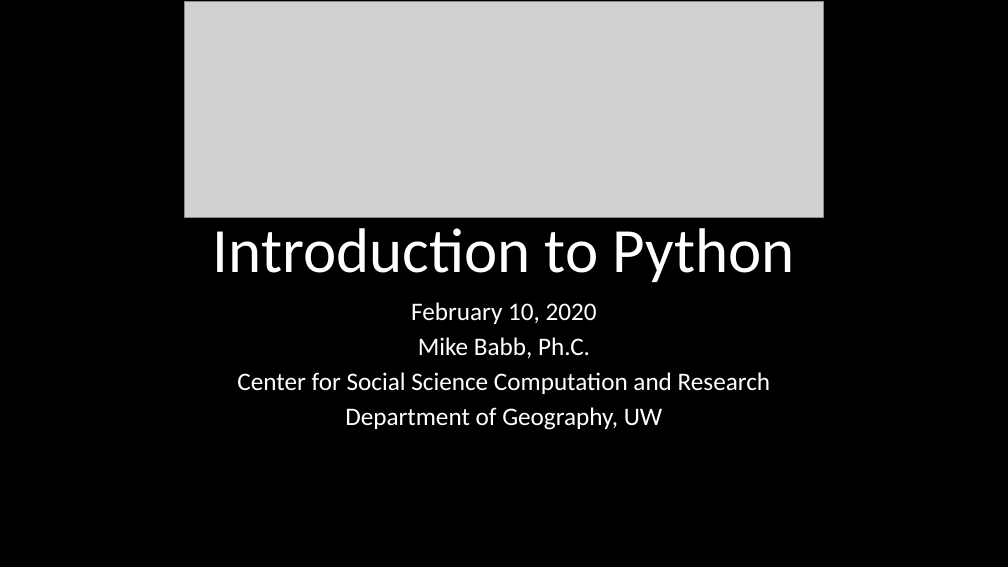
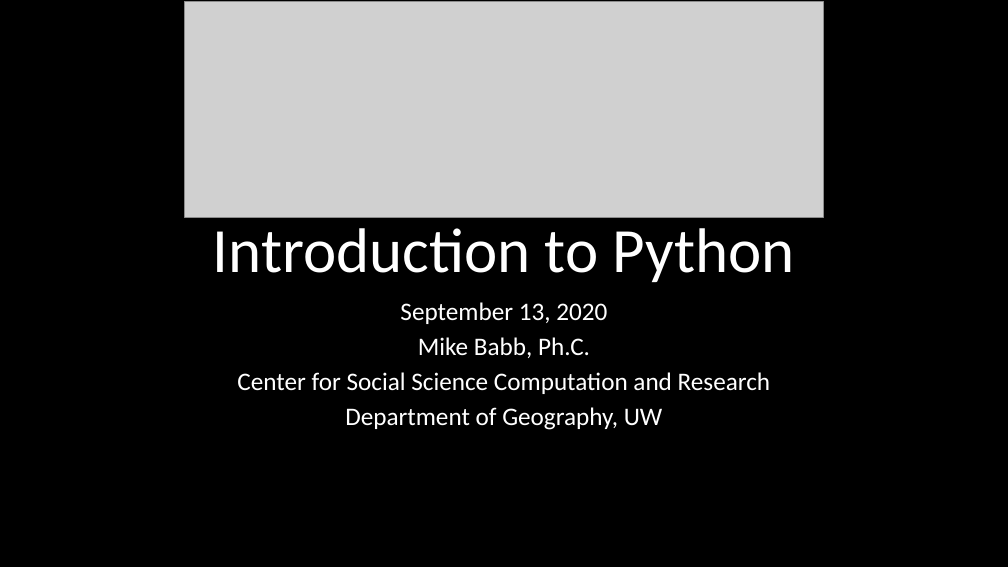
Before and after one commit to mike-babb/intro_to_python, a slide deck: slide 1 of Introduction to Python.pptx. Drawn at 1008x567 pixels with LibreOffice and Linux fonts; fonts in the diff are those of the drawing; grey boxes stand for pictures. Boxes give left, top, right and bottom in pixels: in the first picture for what was removed or moved away, otherwise in the second. Text is boxed around its words. In the diff, an @@ line names an element or a change of style, - is before the commit and + after.

Commit message:
Updates to slide decks.

```diff
--- a/Introduction to Python.pptx
+++ b/Introduction to Python.pptx
@@ subtitle at (x1=400, y1=302, x2=607, y2=324): text changed @@
-February 10, 2020
+September 13, 2020
```
Also in this commit, not shown: 3 other files.
